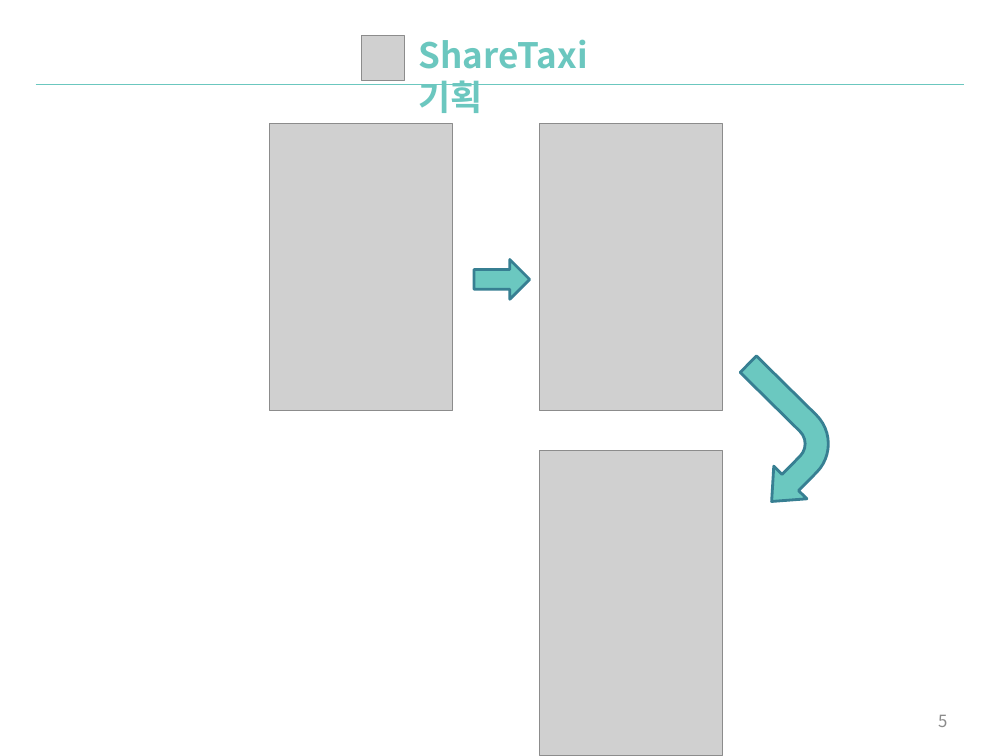
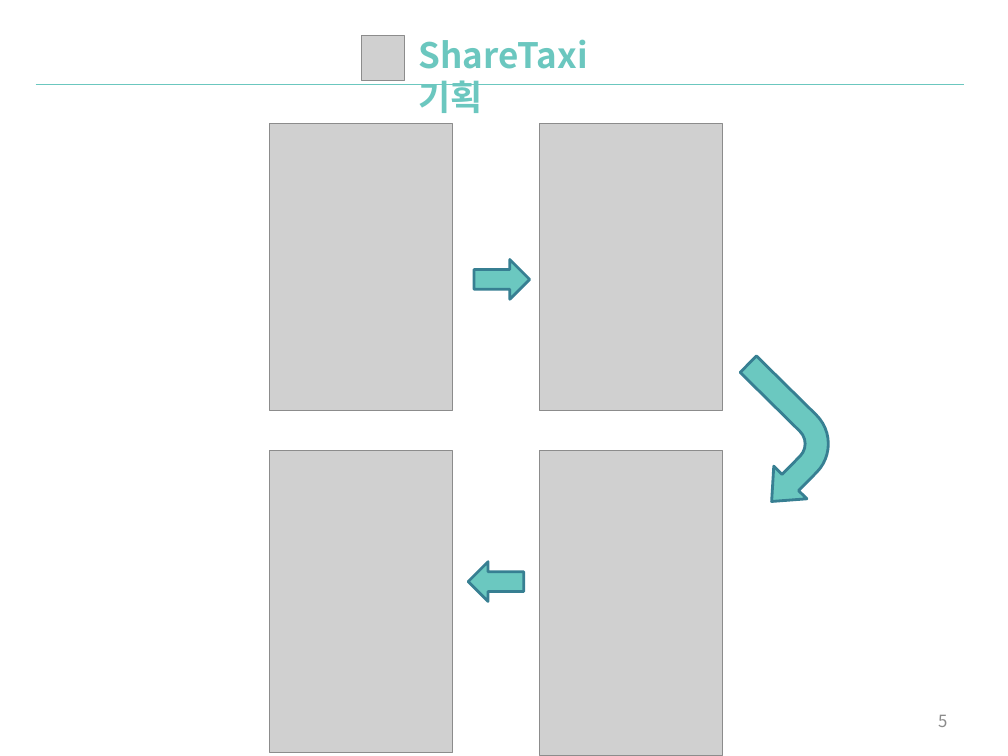
Before and after one commit to ssove/SWengineering, a slide deck: slide 5 of doc/제출용/ShareTaxi_PPT.pptx. Drawn at 1008x756 pixels with LibreOffice and Linux fonts; fonts in the diff are those of the drawing; grey boxes stand for pictures. Boxes give left, top, right and bottom in pixels: in the first picture for what was removed or moved away, otherwise in the second. Text is boxed around its words. In the diff, an @@ line names an element or a change of style, - is before the commit and + after.

```diff
--- a/doc/제출용/ShareTaxi_PPT.pptx
+++ b/doc/제출용/ShareTaxi_PPT.pptx
@@ picture added at box(270, 451, 453, 752) @@
@@ right arrow added at box(468, 561, 523, 601), fill #6BC8C0, outline #377F92 2 pt @@
```
Also in this commit, not shown: 1 other slide changed.
